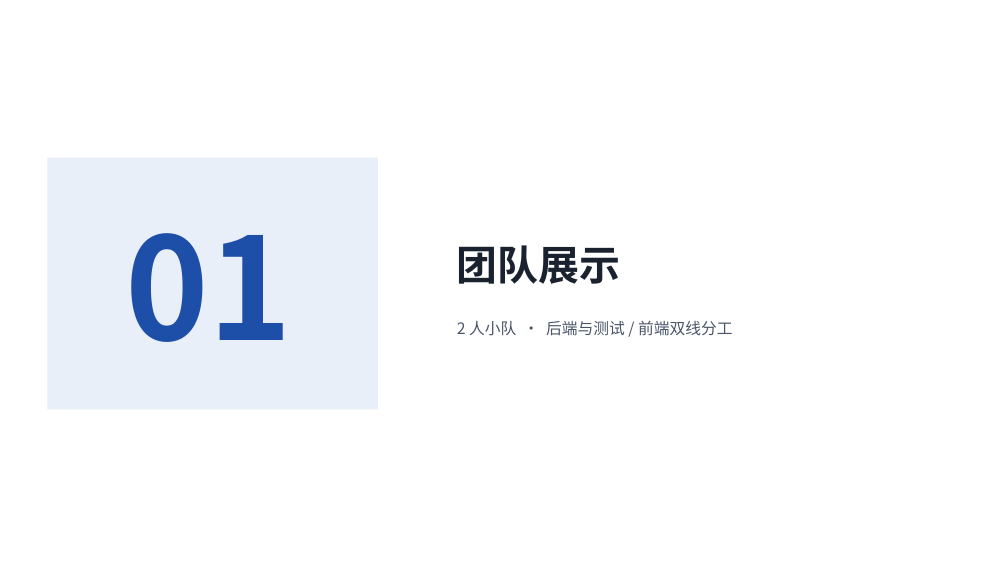
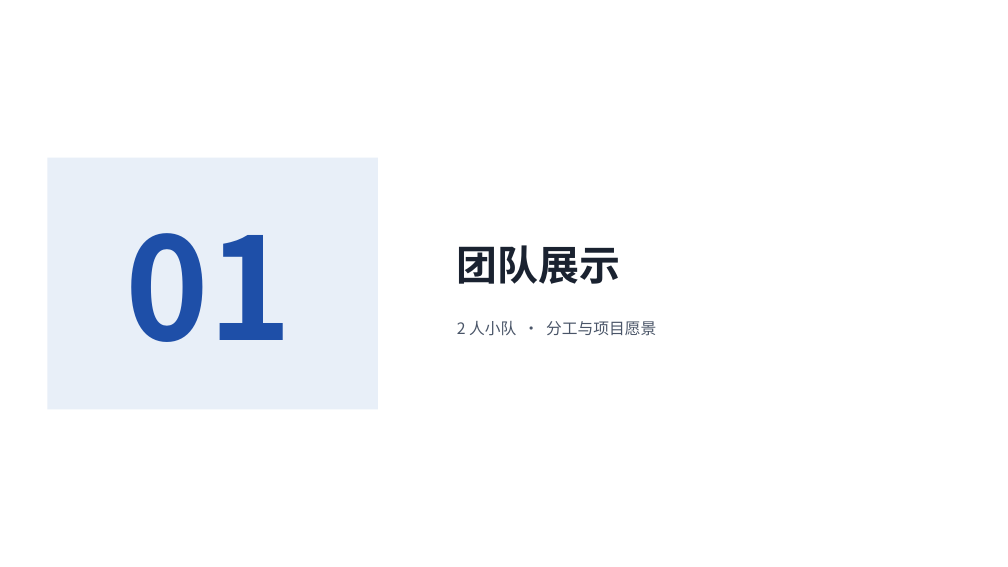
Before and after one commit to kecit33/ai-agent-study, a slide deck: slide 3 of docs/AI校园学习陪伴助手_团队展示与需求分析.pptx. Drawn at 1008x567 pixels with LibreOffice and Linux fonts; fonts in the diff are those of the drawing. Boxes give left, top, right and bottom in pixels: in the first picture for what was removed or moved away, otherwise in the second. Text is boxed around its words. In the diff, an @@ line names an element or a change of style, - is before the commit and + after.

```diff
--- a/docs/AI校园学习陪伴助手_团队展示与需求分析.pptx
+++ b/docs/AI校园学习陪伴助手_团队展示与需求分析.pptx
@@ text at [457, 321, 656, 336]: text changed @@
-2 人小队 · 后端与测试 / 前端双线分工
+2 人小队 · 分工与项目愿景
```
Also in this commit, not shown: 18 other slides changed, 3 slides added, 3 slides removed, 28 other files.
